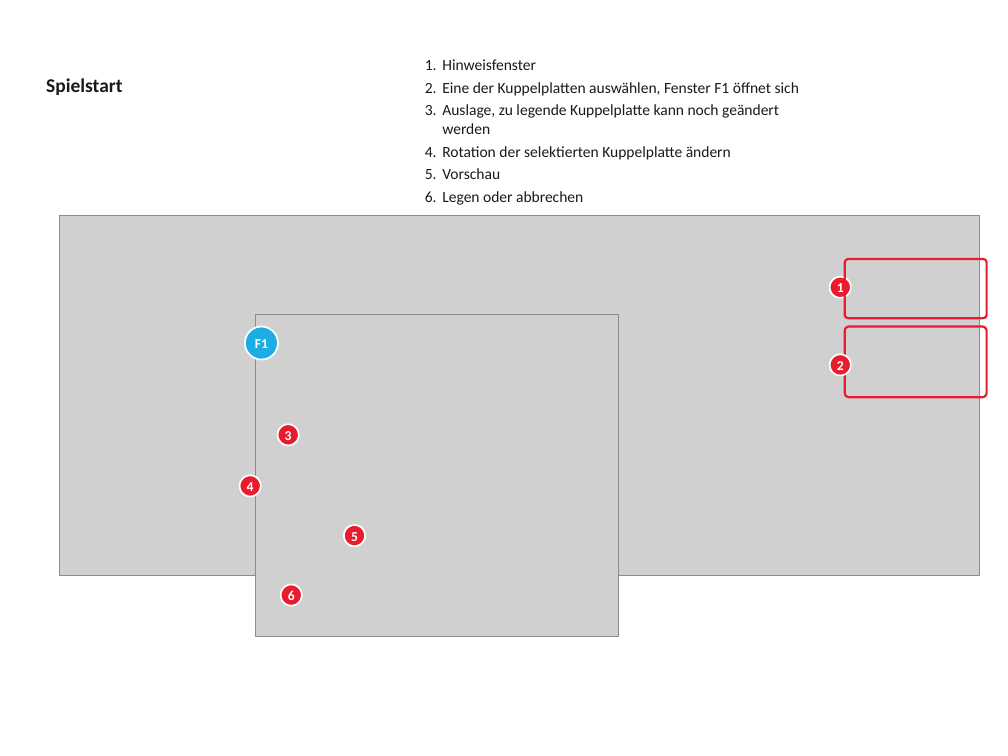
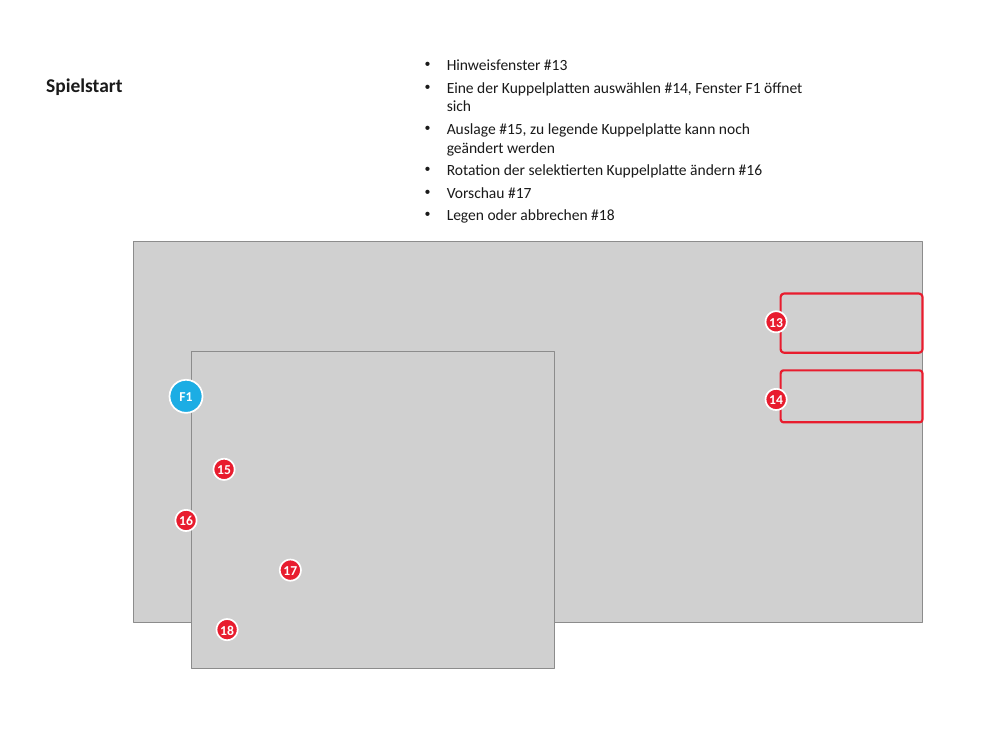
Before and after one commit to artfox1985/mosaic-AI, a slide deck: slide 4 of docs/game_manual_GUI.pptx. Drawn at 1008x756 pixels with LibreOffice and Linux fonts; fonts in the diff are those of the drawing; grey boxes stand for pictures. Boxes give left, top, right and bottom in pixels: in the first picture for what was removed or moved away, otherwise in the second. Text is boxed around its words. In the diff, an @@ line names an element or a change of style, - is before the commit and + after.

```diff
--- a/docs/game_manual_GUI.pptx
+++ b/docs/game_manual_GUI.pptx
@@ text at <box>447,59,802,223</box>: text changed @@
-1. Hinweisfenster
-2. Eine der Kuppelplatten auswählen, Fenster F1 öffnet sich
-3. Auslage, zu legende Kuppelplatte kann noch geändert werden
-4. Rotation der selektierten Kuppelplatte ändern
-5. Vorschau
-6. Legen oder abbrechen
+• Hinweisfenster #13
+• Eine der Kuppelplatten auswählen #14, Fenster F1 öffnet sich
+• Auslage #15, zu legende Kuppelplatte kann noch geändert werden
+• Rotation der selektierten Kuppelplatte ändern #16
+• Vorschau #17
+• Legen oder abbrechen #18
@@ picture: place and size @@
-picture at <box>59,215,979,575</box>
+picture at <box>133,242,923,622</box>
@@ text in ellipse at <box>769,318,783,331</box>: text changed @@
-1
+13
@@ picture: place and size @@
-picture at <box>256,315,619,636</box>
+picture at <box>191,352,554,668</box>
@@ ellipse "F1": place and size @@
-ellipse "F1" at <box>245,326,278,359</box>
+ellipse "F1" at <box>170,380,202,413</box>
@@ rounded rectangle: place and size @@
-rounded rectangle at <box>845,326,987,397</box>
+rounded rectangle at <box>781,371,923,422</box>
@@ text in ellipse at <box>769,395,783,409</box>: text changed @@
-2
+14
@@ text in ellipse at <box>217,465,231,479</box>: text changed @@
-3
+15
@@ text in ellipse at <box>179,515,193,530</box>: text changed @@
-4
+16
@@ 6 ellipses, 1 rounded rectangle: place and size @@
-6 ellipses, 1 rounded rectangle at <box>240,259,987,606</box>
+6 ellipses, 1 rounded rectangle at <box>176,294,923,640</box>
@@ text in ellipse at <box>283,566,297,580</box>: text changed @@
-5
+17
@@ text in ellipse at <box>220,625,234,639</box>: text changed @@
-6
+18
```
Also in this commit, not shown: 7 other slides changed, 3 slides added, 1 slide removed, 7 other files.
